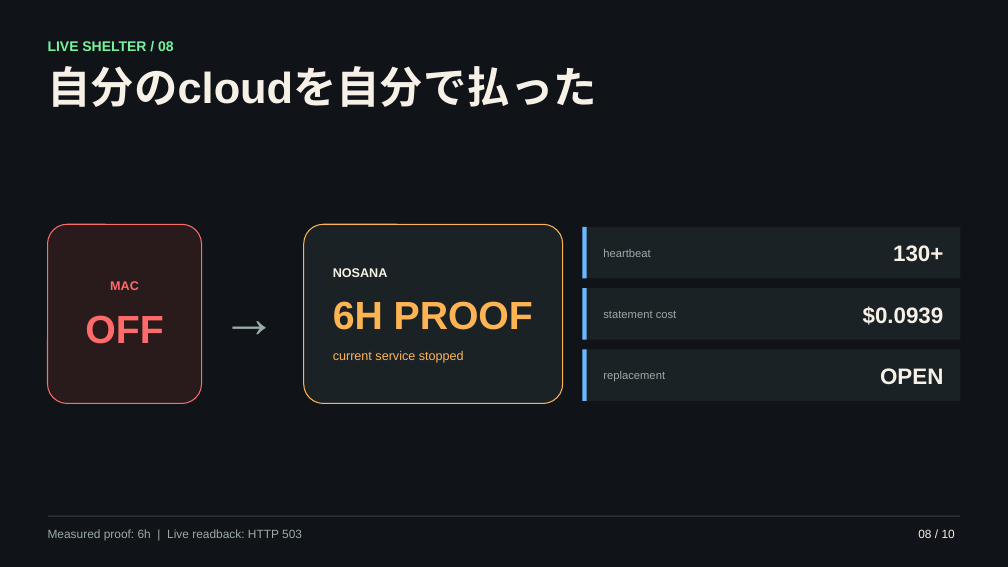
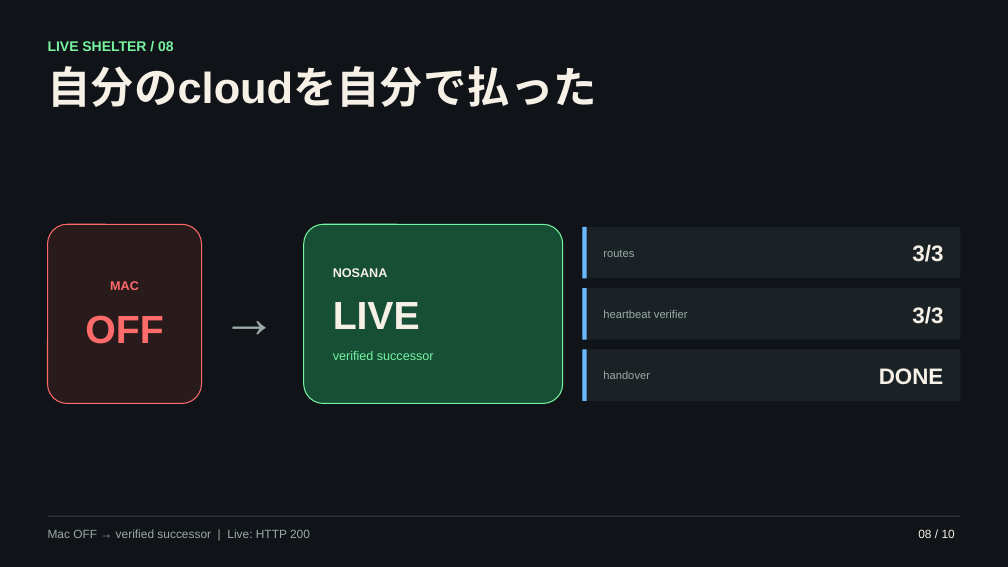
Before and after one commit to Daisuke134/anicca, a slide deck: slide 8 of docs/presentations/how-to-make-a-financially-independent-ai-ja.pptx. Drawn at 1008x567 pixels with LibreOffice and Linux fonts; fonts in the diff are those of the drawing. Boxes give left, top, right and bottom in pixels: in the first picture for what was removed or moved away, otherwise in the second. Text is boxed around its words. In the diff, an @@ line names an element or a change of style, - is before the commit and + after.

Commit message:
docs(agent-economy): publish live level 3 shelter proof

```diff
--- a/docs/presentations/how-to-make-a-financially-independent-ai-ja.pptx
+++ b/docs/presentations/how-to-make-a-financially-independent-ai-ja.pptx
@@ rounded rectangle at (303,225,562,404): fill #1A2226 to #164F36; outline #FFB454 0.75 pt to #77F2A1 0.75 pt @@
@@ text at (603,250,634,257): text changed @@
-heartbeat
+routes
@@ text at (912,244,943,262): text changed @@
-130+
+3/3
@@ text at (333,302,420,329): text changed; text colour #FFB454 to #F6F0E6 @@
-6H PROOF
+LIVE
@@ text at (603,310,688,318): text changed @@
-statement cost
+heartbeat verifier
@@ text at (912,306,943,324): text changed @@
-$0.0939
+3/3
@@ text at (333,351,434,360): text changed; text colour #FFB454 to #77F2A1 @@
-current service stopped
+verified successor
@@ text at (603,371,650,379): text changed @@
-replacement
+handover
@@ text at (879,368,944,385): text changed @@
-OPEN
+DONE
@@ text at (48,529,310,538): text changed @@
-Measured proof: 6h | Live readback: HTTP 503
+Mac OFF → verified successor | Live: HTTP 200
```
Also in this commit, not shown: 1 other slide changed, 6 other files.
